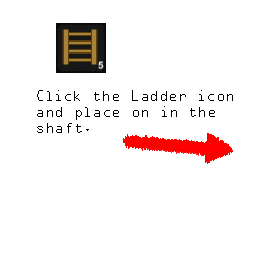
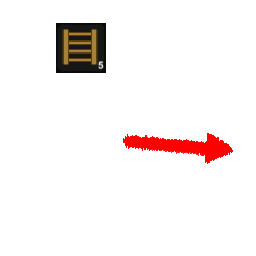
Comparing the layer stacks of the two 256px x 256px images. Changes:
painted on "Click the Ladder icon and place on in the shaft." over bbox(37, 90, 233, 133)
